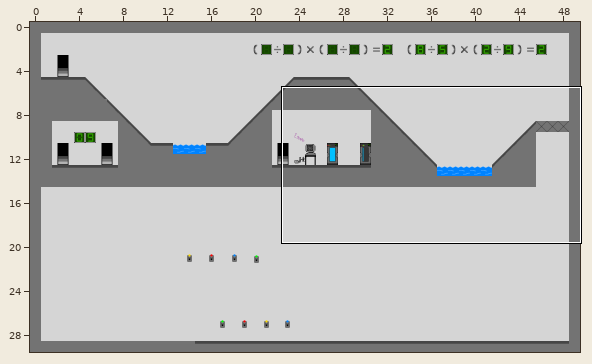
Tiled map: Stage_4.tmx. The first picture is a wide view before the edit; the outline marks the close-up.
Close-up. Earlier state:
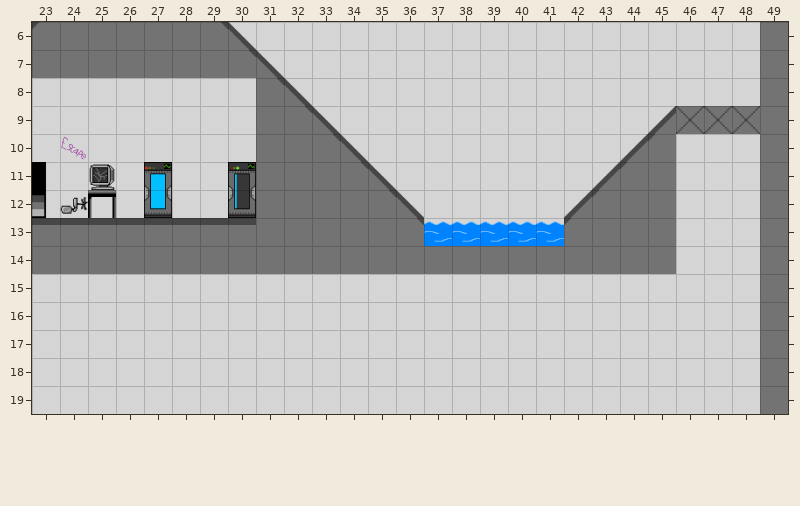
Cells are 128x128 px. Shown: x 23..49, y 6..19. The commit also changed other parts of the map, which this record leaves out.
New version:
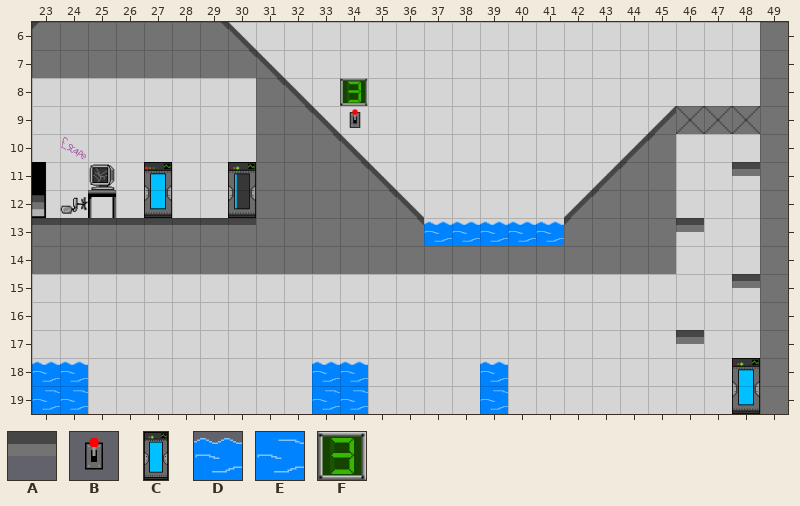
Key: from "Bunker_tiles": A 22 "placeholder_thin_platfor", B 40 "lever_red_up", C 43 "repair_pod_green", D 49 "water_basic_1", E 63 "water_basic_solid", F 68 "3".
_ is an empty cell.
Objects are placed by their top-left corner, in cells (3,4 is the top-left corner of cell 3,4); size is 1x1 cell unless given.
The exact change:
Layer "Checkpoint":
y 19: x 48 _ -> C
Layer "Levers":
changed: outside this view -> B "red1" at 34,9
Layer "Decoration":
y 8: x 34 _ -> F
Layer "Danger":
y 18: x 23..24 __ -> DD; x 33..34 __ -> DD; x 39 _ -> D
y 19: x 23..24 __ -> EE; x 33..34 __ -> EE; x 39 _ -> E
Layer "Platforms":
y 11: x 48 _ -> A
y 13: x 46 _ -> A
y 15: x 48 _ -> A
y 17: x 46 _ -> A
